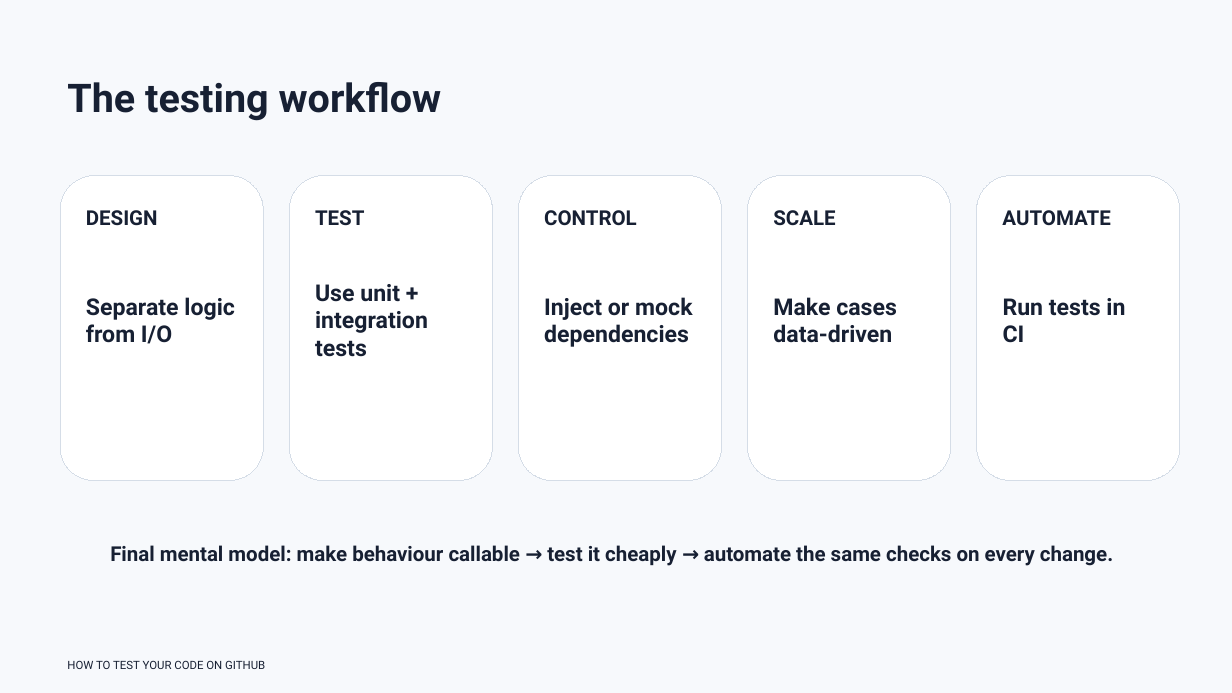
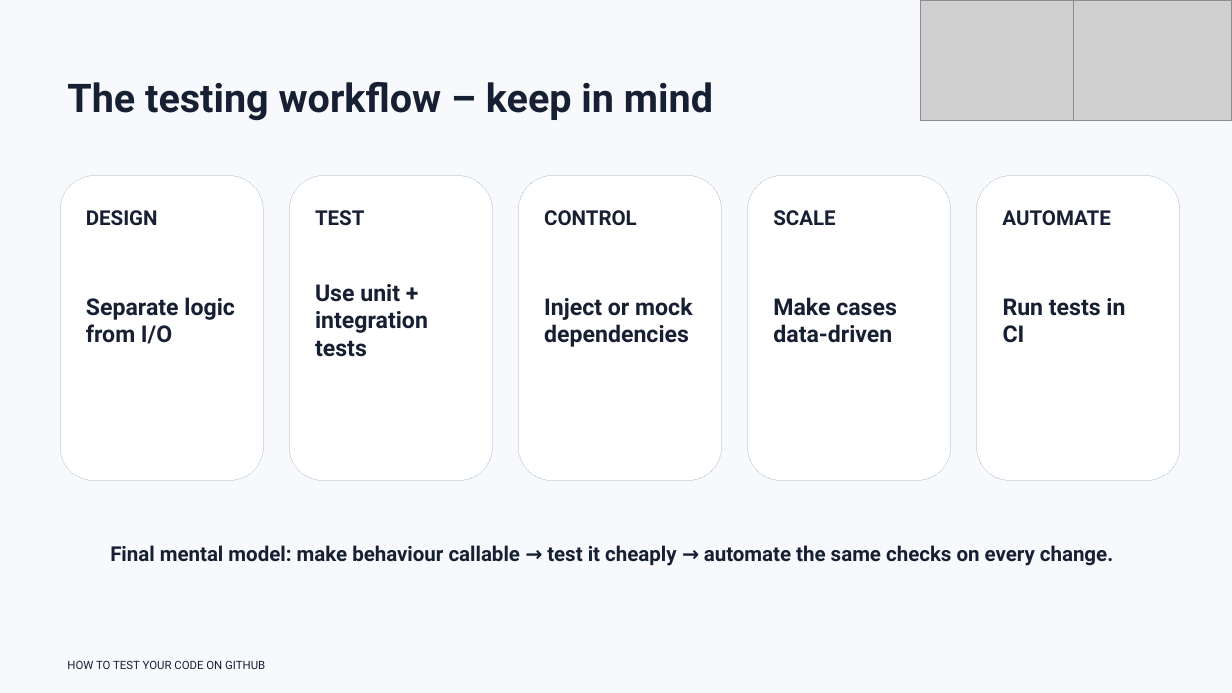
Before and after one commit to rbesenczi/my_ols, a slide deck: slide 38 of presentation/how_to_test_your_code.pptx (slide 28 before the commit). Drawn at 1232x693 pixels with LibreOffice and Linux fonts; fonts in the diff are those of the drawing; grey boxes stand for pictures. Boxes give left, top, right and bottom in pixels: in the first picture for what was removed or moved away, otherwise in the second. Text is boxed around its words. In the diff, an @@ line names an element or a change of style, - is before the commit and + after.

```diff
--- a/presentation/how_to_test_your_code.pptx
+++ b/presentation/how_to_test_your_code.pptx
@@ picture added at (921, 0, 1074, 121) @@
@@ picture added at (1074, 0, 1232, 121) @@
@@ text at (67, 82, 713, 121): text changed @@
-The testing workflow
+The testing workflow – keep in mind
```
Also in this commit, not shown: 35 other slides changed, 11 slides added.
